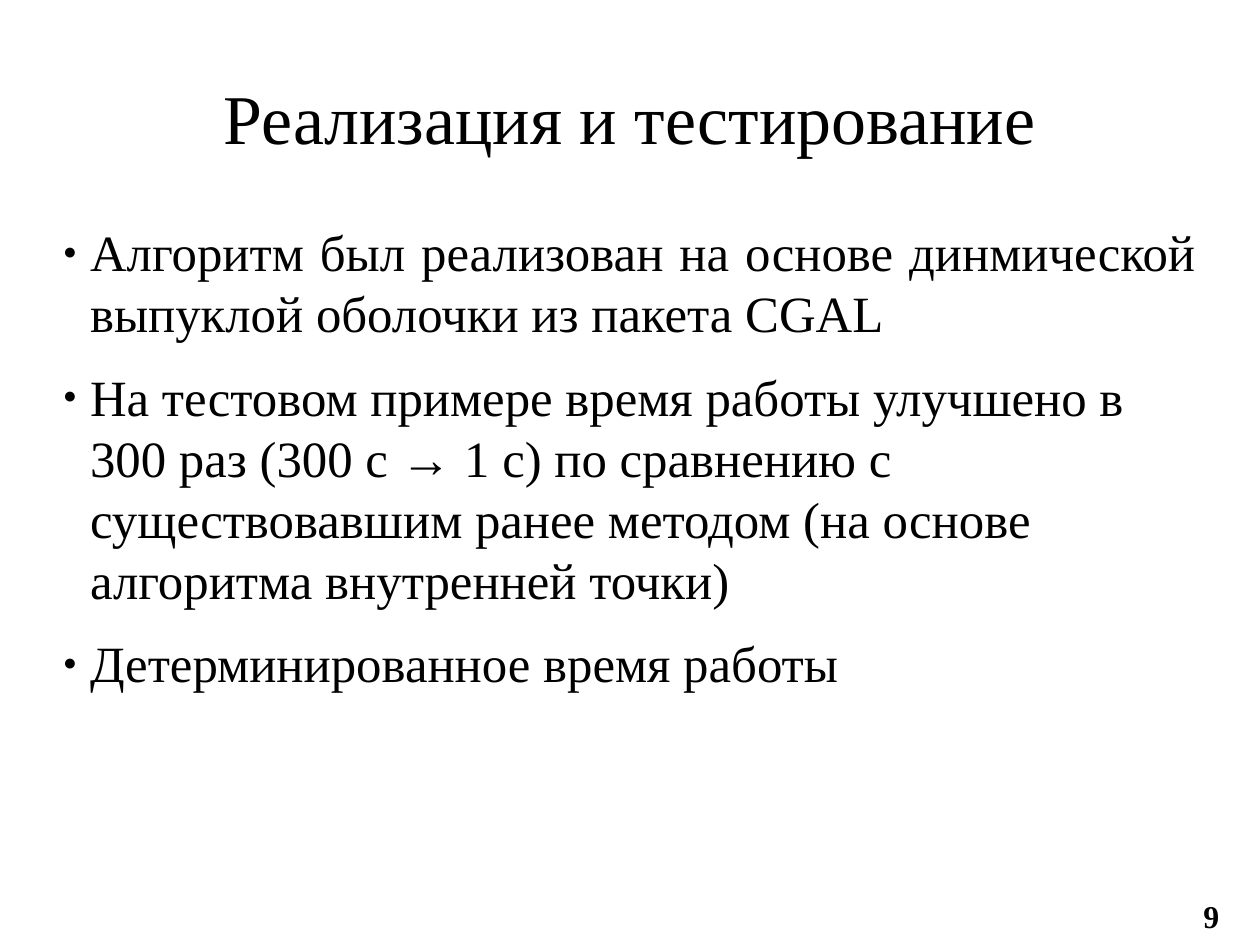
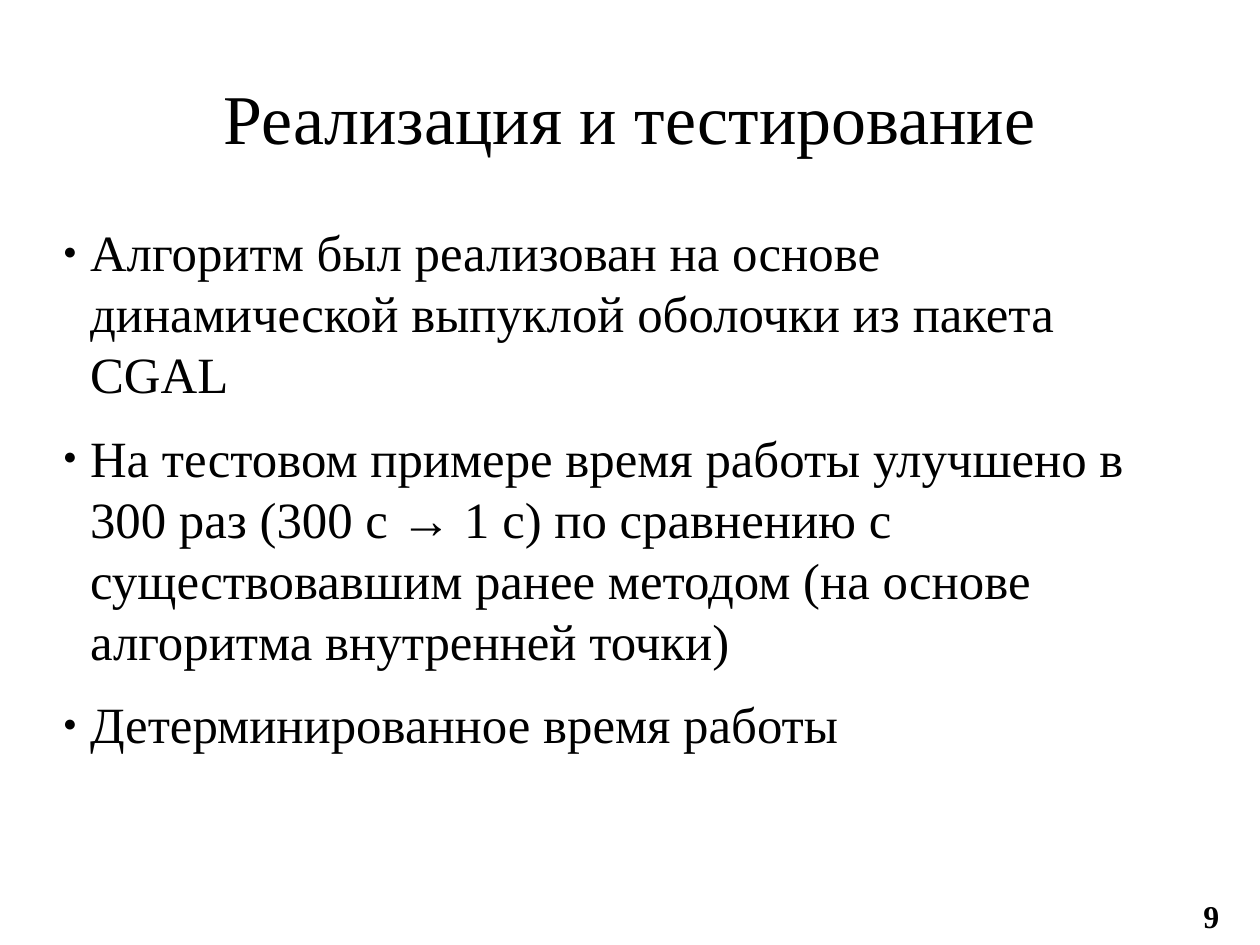
Before and after one commit to ilya-palachev/polyhedra-correction-library, a slide deck: slide 9 of Documentation/i.palachev/Thesis/LomonosovReadings2017/presentation-palachev.odp. Drawn at 1260x945 pixels with LibreOffice and Linux fonts; fonts in the diff are those of the drawing. Boxes give left, top, right and bottom in pixels: in the first picture for what was removed or moved away, otherwise in the second. Text is boxed around its words. In the diff, an @@ line names an element or a change of style, - is before the commit and + after.

```diff
--- a/Documentation/i.palachev/Thesis/LomonosovReadings2017/presentation-palachev.odp
+++ b/Documentation/i.palachev/Thesis/LomonosovReadings2017/presentation-palachev.odp
@@ text at <box>90,234,1054,394</box>: text changed @@
-● Алгоритм был реализован на основе динмической выпуклой оболочки из пакета CGAL
+● Алгоритм был реализован на основе динамической выпуклой оболочки из пакета CGAL
```
Also in this commit, not shown: 3 other slides changed.
